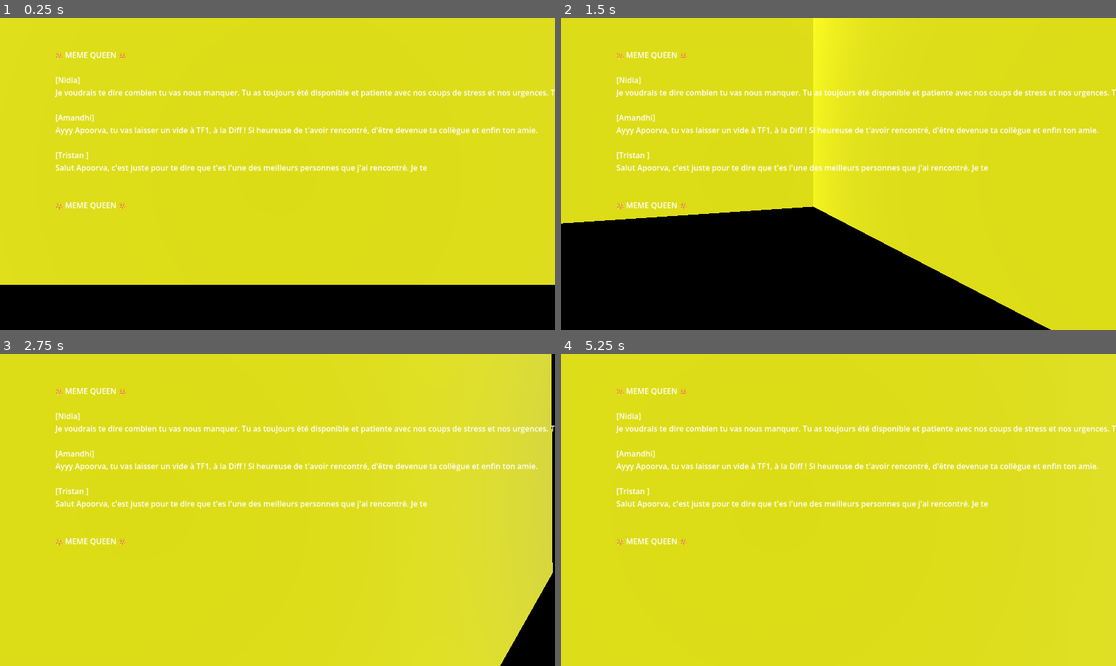
Above: before the commit, frames 1-4 (two rows, left to right).
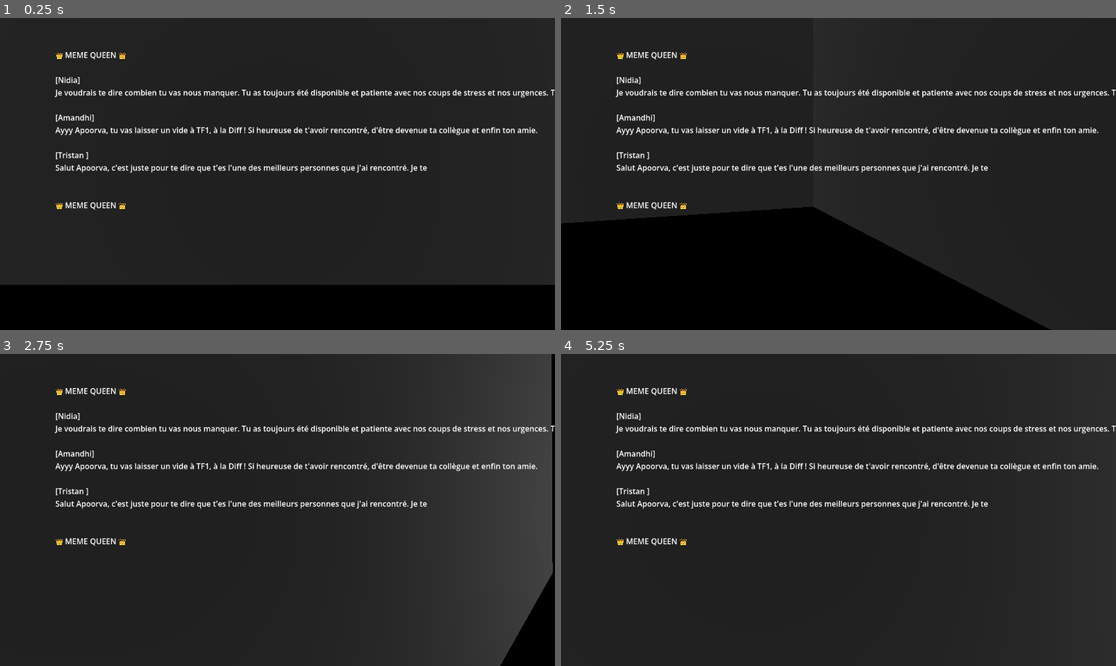
Above: after the commit, the same moments.

Repository: ArKZbeb/jeuApoorva
Game: Godot game, scene res://scenes/mur_messages.tscn
Two runs of this game, one before a commit and one after it. Both use one fixed random seed, a clock stepped at 60 frames per second and the inputs below. This scene is started directly instead of the project's main scene.
Inputs (mouse positions are in pixels of both pictures, inside the frame that each line leads up to):
- Up to frame 1 (0.25 s): no input
- Up to frame 2 (1.5 s): tap Enter (ui_accept) at 0.5, 0.77 s; move the mouse to (866, 174) at 0.52 s; hold Space 0.53-1.28 s; hold Up (ui_up) from 0.53 s (still down); move the mouse to (810, 174) at 1.27 s; tap E at 1.35 s
- Up to frame 3 (2.75 s): keep holding Up (ui_up); tap Enter (ui_accept) at 1.52 s; move the mouse to (288, 503) at 2.02 s; hold Q from 2.03 s (still down)
- Up to frame 4 (5.25 s): keep holding Up (ui_up); tap Enter (ui_accept) at 2.75, 3.02, 3.5, 3.77, 4.52 s; move the mouse to (832, 516) at 2.77 s; release Q at 2.78 s; tap Z at 2.85 s; move the mouse to (877, 513) at 3.52 s; hold Space 3.53-4.28 s; move the mouse to (794, 506) at 4.27 s; tap E at 4.35 s; move the mouse to (844, 510) at 5.02 s; hold Q from 5.03 s (still down)

The runs differ from the first frame. In frame 1, 85% of the frame differs, in the area x 0-100%, y 0-86%; in frame 2, 74%; in frame 3, 98%; in frame 4, 99%, in the area x 0-100%, y 0-100%.

Commit message:
Change mur_messages walls to black and display messages on wall
- Changed all walls (MessageWall 1-4), ground, and ceiling to Material_Black
- Added Label3D to MessageWall for displaying messages in 3D world
- Updated mur_messages.gd script to render messages on the 3D wall label
- Messages now appear on the wall instead of just the UI screen
- Creates immersive final scene with dark aesthetic

Diff:
--- a/godot_jeu/scenes/mur_messages.tscn
+++ b/godot_jeu/scenes/mur_messages.tscn
@@ -19,6 +19,9 @@
 
 [sub_resource type="StandardMaterial3D" id="Material_DarkGray"]
 albedo_color = Color(0.2, 0.2, 0.2, 1)
+
+[sub_resource type="StandardMaterial3D" id="Material_Black"]
+albedo_color = Color(0.1, 0.1, 0.1, 1)
 
 [sub_resource type="StandardMaterial3D" id="Material_Cyan"]
 albedo_color = Color(0, 1, 1, 1)
@@ -105,17 +108,21 @@
 transform = Transform3D(20, 0, 0, 0, 15, 0, 0, 0, 1, 0, 5, 10)
 
 [node name="Mesh" type="MeshInstance3D" parent="FinalDecor/MessageWall" unique_id=853515526]
-material_override = SubResource("Material_Yellow")
+material_override = SubResource("Material_Black")
 mesh = SubResource("BoxMesh_1")
 
 [node name="CollisionShape3D" type="CollisionShape3D" parent="FinalDecor/MessageWall" unique_id=1754164090]
 shape = SubResource("BoxShape3D_1")
 
+[node name="Label3D" type="Label3D" parent="FinalDecor/MessageWall"]
+text = "Messages..."
+font_size = 64
+
 [node name="Ground" type="StaticBody3D" parent="FinalDecor" unique_id=1126633582]
 transform = Transform3D(50, 0, 0, 0, 1, 0, 0, 0, 50, 0, -1, 0)
 
 [node name="Mesh" type="MeshInstance3D" parent="FinalDecor/Ground" unique_id=856257847]
-material_override = SubResource("Material_Gray")
+material_override = SubResource("Material_Black")
 mesh = SubResource("BoxMesh_1")
 
 [node name="CollisionShape3D" type="CollisionShape3D" parent="FinalDecor/Ground" unique_id=776624856]
@@ -125,7 +132,7 @@
 transform = Transform3D(20, 0, 0, 0, 1, 0, 0, 0, 25, 0, 12.1310425, 1.4059358)
 
 [node name="Mesh" type="MeshInstance3D" parent="FinalDecor/Ceiling" unique_id=1790024352]
-material_override = SubResource("Material_DarkGray")
+material_override = SubResource("Material_Black")
 mesh = SubResource("BoxMesh_1")
 
 [node name="CollisionShape3D" type="CollisionShape3D" parent="FinalDecor/Ceiling" unique_id=1150853805]
@@ -135,7 +142,7 @@
 transform = Transform3D(20, 0, 0, 0, 15, 0, 0, 0, 1, 0, 5, -10.599312)
 
 [node name="Mesh" type="MeshInstance3D" parent="FinalDecor/MessageWall2" unique_id=1696418672]
-material_override = SubResource("Material_Yellow")
+material_override = SubResource("Material_Black")
 mesh = SubResource("BoxMesh_1")
 
 [node name="CollisionShape3D" type="CollisionShape3D" parent="FinalDecor/MessageWall2" unique_id=2133429486]
@@ -145,7 +152,7 @@
 transform = Transform3D(-9.507227e-07, 0, 1, 0, 15, 0, -21.75, 0, -4.371139e-08, -10, 5, 0)
 
 [node name="Mesh" type="MeshInstance3D" parent="FinalDecor/MessageWall3" unique_id=1738481680]
-material_override = SubResource("Material_Yellow")
+material_override = SubResource("Material_Black")
 mesh = SubResource("BoxMesh_1")
 
 [node name="CollisionShape3D" type="CollisionShape3D" parent="FinalDecor/MessageWall3" unique_id=1547098980]
@@ -155,7 +162,7 @@
 transform = Transform3D(-9.507227e-07, 0, 1, 0, 15, 0, -21.75, 0, -4.371139e-08, 9, 5, -8.305164e-07)
 
 [node name="Mesh" type="MeshInstance3D" parent="FinalDecor/MessageWall4" unique_id=1811134329]
-material_override = SubResource("Material_Yellow")
+material_override = SubResource("Material_Black")
 mesh = SubResource("BoxMesh_1")
 
 [node name="CollisionShape3D" type="CollisionShape3D" parent="FinalDecor/MessageWall4" unique_id=1502391516]
--- a/godot_jeu/scripts/mur_messages.gd
+++ b/godot_jeu/scripts/mur_messages.gd
@@ -34,8 +34,15 @@
 
 	message_text += "\n👑 MEME QUEEN 👑"
 
-	# Afficher sur l'écran UI
+	# Afficher sur le mur 3D
+	var wall_label = $FinalDecor/MessageWall/Label3D if has_node("FinalDecor/MessageWall/Label3D") else null
+	if wall_label:
+		wall_label.text = message_text
+		print("[MessageWallDisplay] Messages displayed on wall")
+	else:
+		push_error("[MessageWallDisplay] Label3D on wall not found!")
+
+	# Aussi afficher sur l'écran UI comme backup
 	var messages_display = $UIManager/MessagesDisplay if has_node("UIManager/MessagesDisplay") else null
 	if messages_display:
 		messages_display.text = message_text
-		print("[MessageWallDisplay] Messages displayed on screen")
